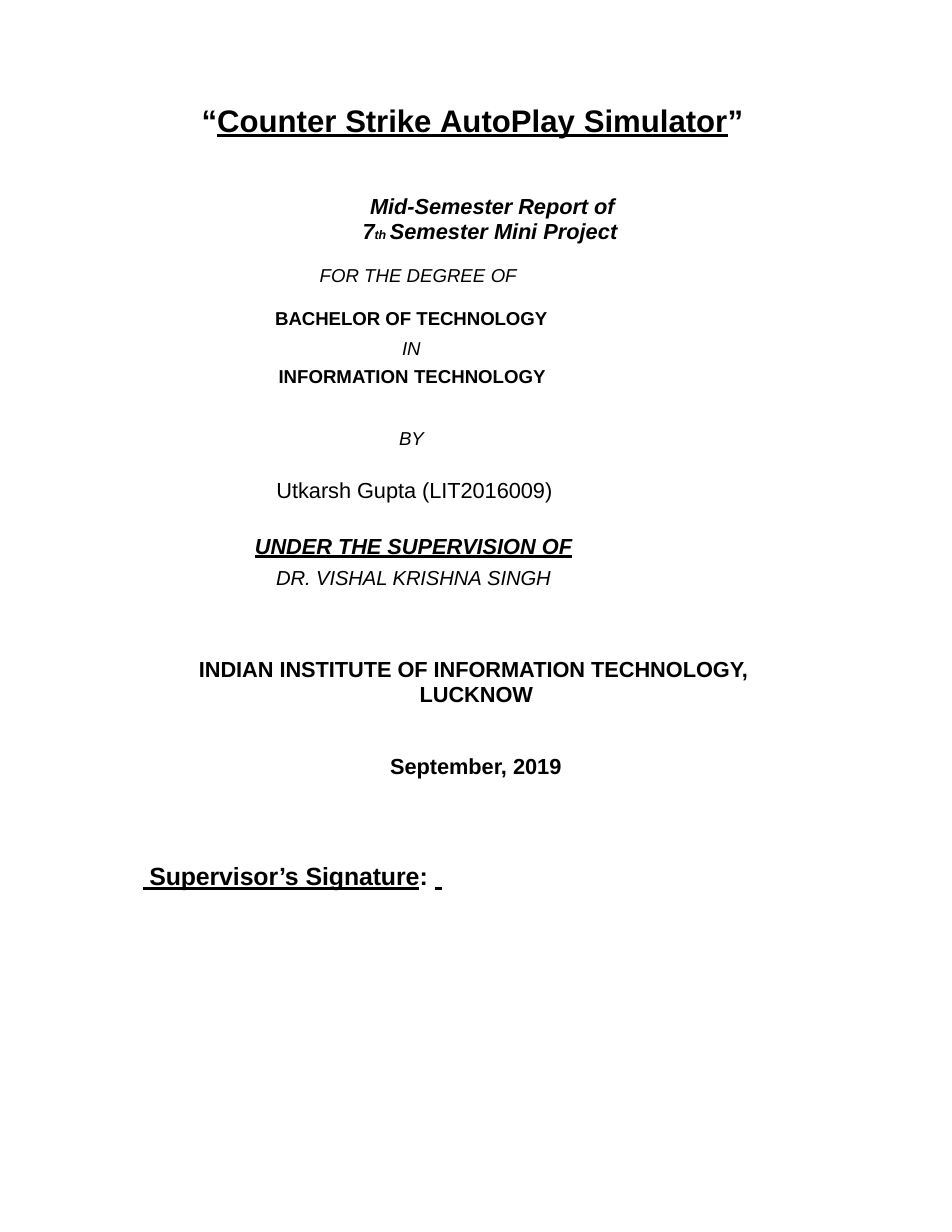
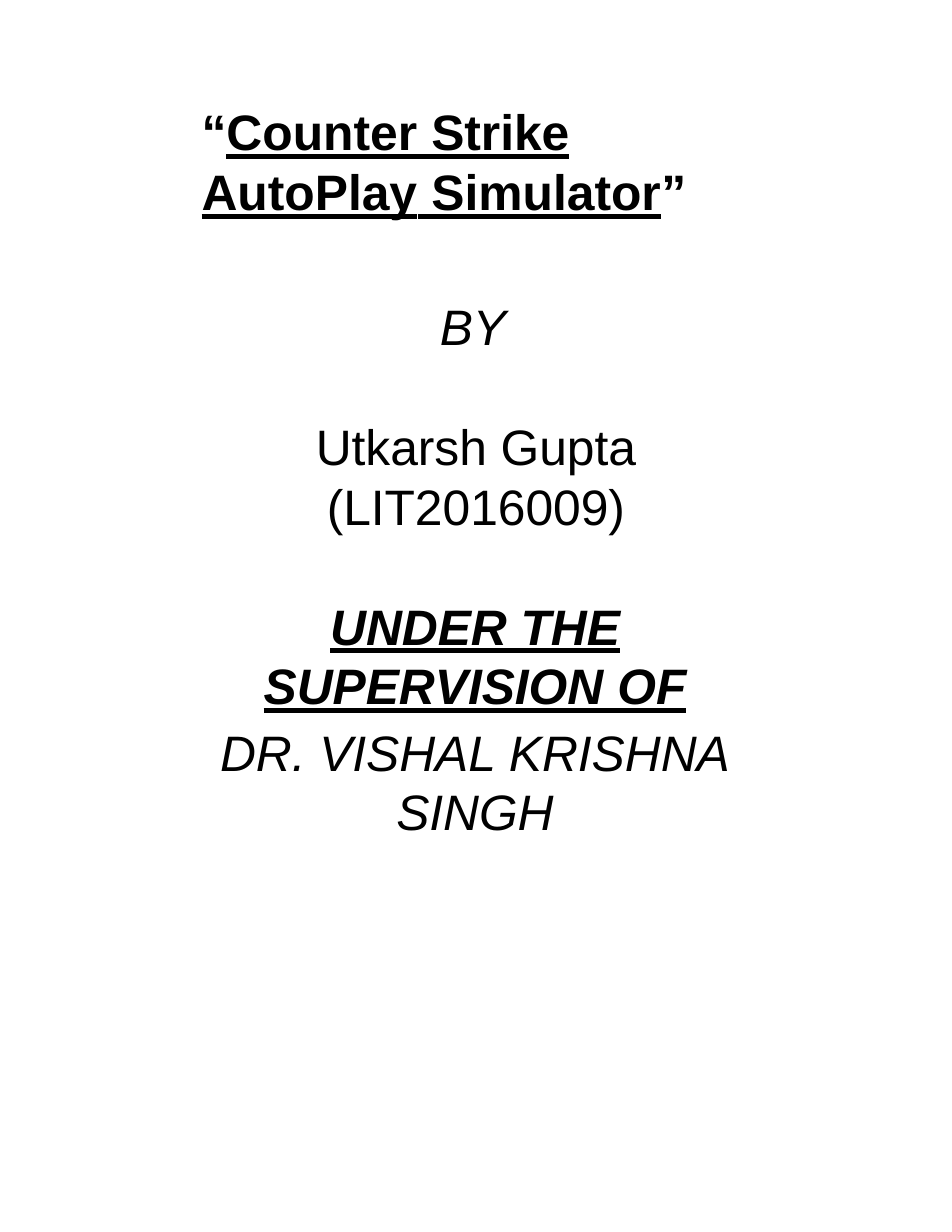
Before and after one commit to rajutkarshgupt/tinceptor_public, a slide deck: slide 1 of Mid_Presentation.pptx. Drawn at 952x1232 pixels with LibreOffice and Linux fonts; fonts in the diff are those of the drawing; background and template pictures are left out. Boxes give left, top, right and bottom in pixels: in the first picture for what was removed or moved away, otherwise in the second. Text is boxed around its words. In the diff, an @@ line names an element or a change of style, - is before the commit and + after.

```diff
--- a/Mid_Presentation.pptx
+++ b/Mid_Presentation.pptx
@@ text "“Counter Strike AutoPlay Simulator”" at box(202, 114, 730, 831): size 20 to 32 pt in "“Counter Strike AutoPlay Simulator”"; size 12 to 32 pt in "BY"; size 14 to 32 pt in "Utkarsh Gupta (LIT2016009)", "UNDER THE SUPERVISION OF"; size 13 to 32 pt in "DR. VISHAL KRISHNA SINGH" @@
@@ text at box(275, 198, 617, 384): paragraphs removed @@
-Mid-Semester Report of 7th Semester Mini Project
-FOR THE DEGREE OF
-BACHELOR OF TECHNOLOGY
-IN
-INFORMATION TECHNOLOGY
@@ text removed at box(199, 661, 748, 779) @@
-INDIAN INSTITUTE OF INFORMATION TECHNOLOGY, LUCKNOW
-September, 2019
@@ text removed at box(149, 867, 428, 891) @@
-Supervisor’s Signature:
```
Also in this commit, not shown: 6 slides removed.
